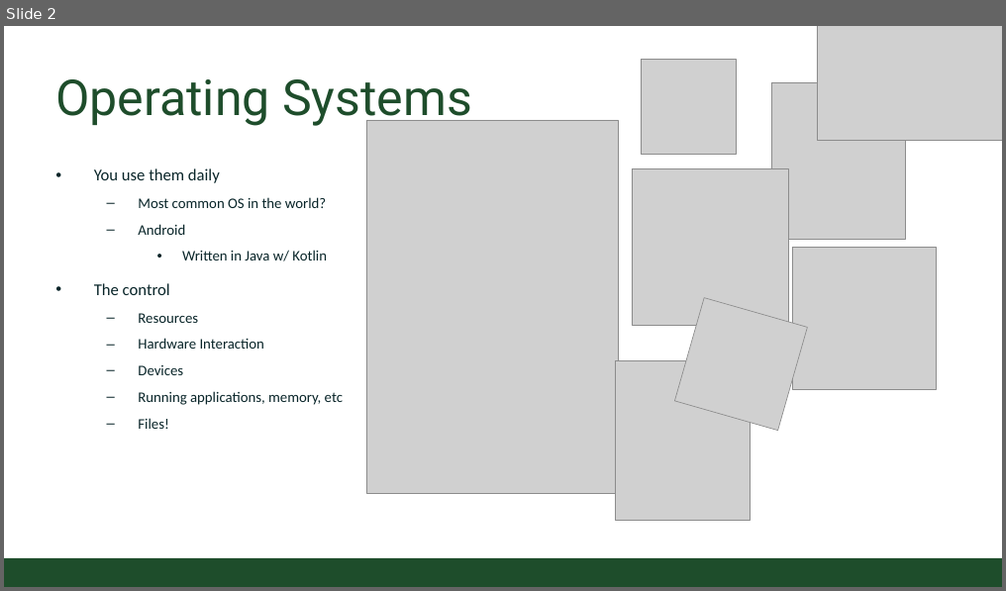
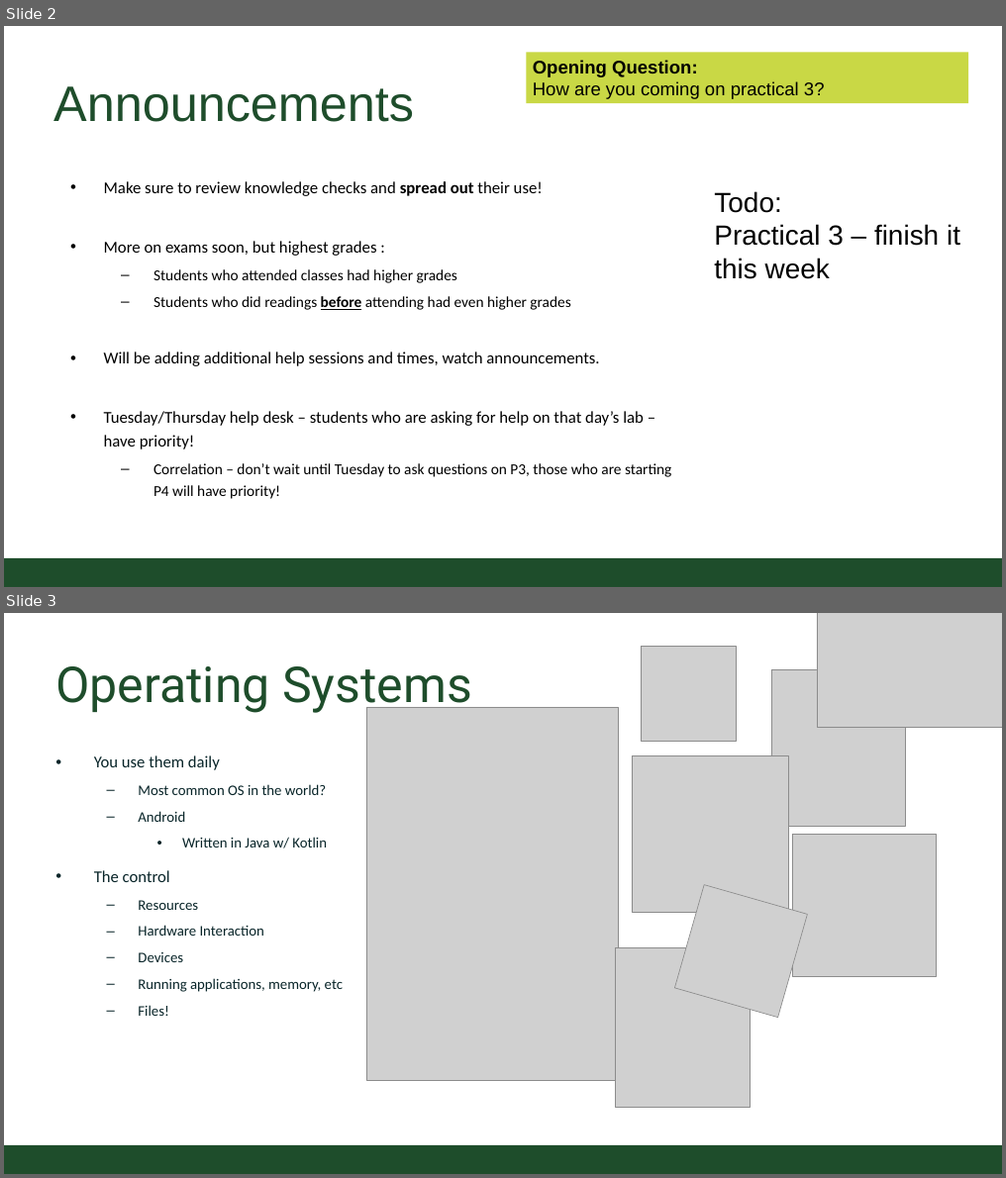
Before and after one commit to CSU-CompSci-CS163-4/Handouts, a slide deck: slides/On-Campus/09_01_OSandFileWriting.pptx. Shown one above the other, each under a label of ours: slide 2 before the commit, slides 2 and 3 after it. The pictures are 1006x591 and 1006x1178 pixels, drawn with LibreOffice and Linux fonts; fonts in the diff are those of the drawing; grey boxes stand for pictures; background and template pictures are left out. Boxes give left, top, right and bottom in pixels: in the first picture for what was removed or moved away, otherwise in the second. Text is boxed around its words. In the diff, an @@ line names an element or a change of style, - is before the commit and + after.

Commit message:
updated with announcements.

```diff
--- a/slides/On-Campus/09_01_OSandFileWriting.pptx
+++ b/slides/On-Campus/09_01_OSandFileWriting.pptx
@@ slide 2 added at box(4, 26, 1002, 587), background #FFFFFF @@
@@ rectangle added at box(526, 53, 968, 103), fill #C9D845, 20 pt, text #000000 @@
+Opening Question:
+How are you coming on practical 3?
@@ title added at box(54, 86, 414, 122), 54.4 pt, text #1E4D2B @@
+Announcements
@@ text added at box(104, 181, 671, 499), 18.1 pt, text #000000 @@
+• Make sure to review knowledge checks and spread out their use!
+• More on exams soon, but highest grades :
+  – Students who attended classes had higher grades
+  – Students who did readings before attending had even higher grades
+• Will be adding additional help sessions and times, watch announcements.
+• Tuesday/Thursday help desk – students who are asking for help on that day’s lab – have priority!
+  – Correlation – don’t wait until Tuesday to ask questions on P3, those who are starting P4 will have priority!
@@ text added at box(714, 191, 960, 279), 30.2 pt, text #000000 @@
+Todo:
+Practical 3 – finish it this week
@@ rectangle added at box(4, 559, 1002, 587), fill #1E4D2B @@
@@ what was slide 2 is now slide 3 @@
```
Also in this commit, not shown: 2 slides changed.
